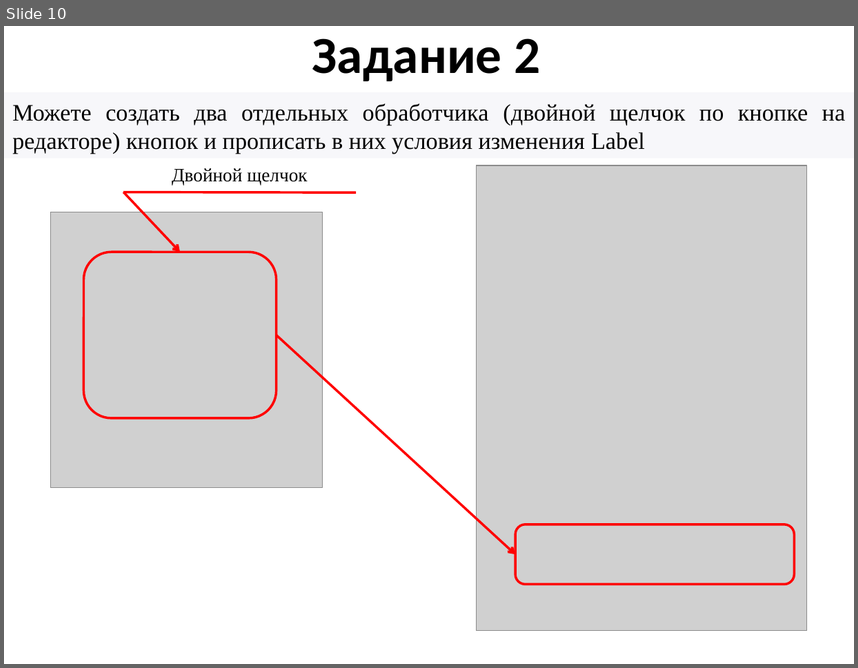
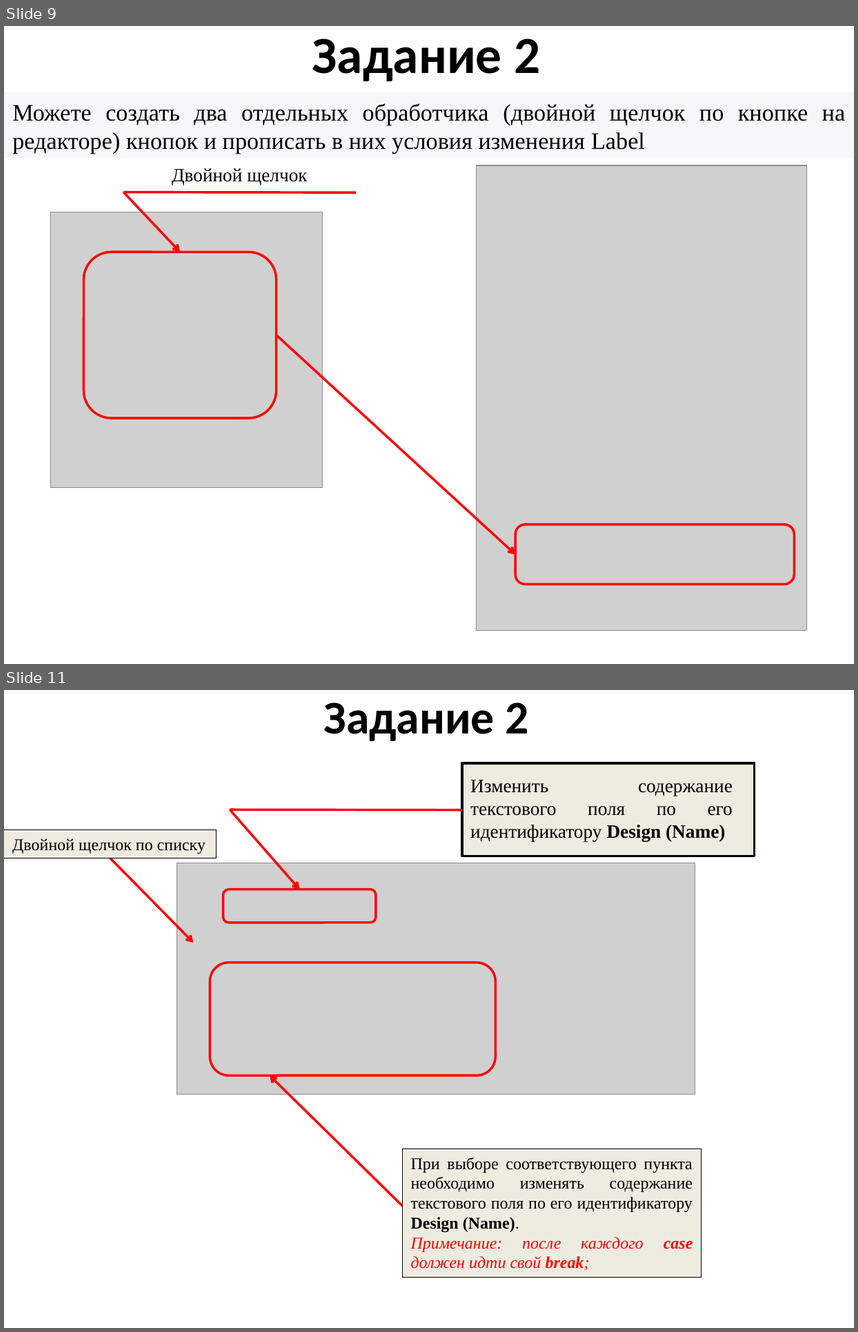
Before and after one commit to mbdatateach/site, a slide deck: sharp/1 Знакомство.pptx. Shown one above the other, each under a label of ours: slide 10 before the commit, slides 9 and 11 after it; the slides between them are not shown. The pictures are 858x668 and 858x1332 pixels, drawn with LibreOffice and Linux fonts; fonts in the diff are those of the drawing; grey boxes stand for pictures. Boxes give left, top, right and bottom in pixels: in the first picture for what was removed or moved away, otherwise in the second. Text is boxed around its words. In the diff, an @@ line names an element or a change of style, - is before the commit and + after.

```diff
--- a/sharp/1 Знакомство.pptx
+++ b/sharp/1 Знакомство.pptx
@@ slide 11 added at box(4, 690, 854, 1328), background #FFFFFF @@
@@ title added at box(323, 702, 529, 741), 39.6 pt, text #000000, bold @@
+Задание 2
@@ rectangle added at box(462, 763, 755, 856), fill #EEECE1, outline #000000 2 pt @@
@@ text added at box(470, 780, 733, 841), 16 pt, text #000000 @@
+Изменить содержание текстового поля по его идентификатору Design (Name)
@@ arrow added from (230, 810) to (300, 889), #FF0000 2 pt @@
@@ line added from (462, 810) to (230, 810), #FF0000 2 pt @@
@@ rectangle added at box(4, 829, 217, 858), fill #EEECE1, outline #000000 0.75 pt, 14 pt, text #000000 @@
+Двойной щелчок по списку
@@ arrow added from (110, 858) to (194, 943), #FF0000 2 pt @@
@@ picture added at box(176, 862, 695, 1094) @@
@@ rounded rectangle added at box(223, 889, 377, 922), outline #FF0000 2 pt @@
@@ rounded rectangle added at box(210, 962, 495, 1075), outline #FF0000 2 pt @@
@@ arrow added from (403, 1205) to (269, 1075), #FF0000 2 pt @@
@@ rectangle added at box(403, 1148, 702, 1276), fill #EEECE1, outline #000000 0.75 pt, 14 pt, text #000000 @@
+При выборе соответствующего пункта необходимо изменять содержание текстового поля по его идентификатору Design (Name).
+Примечание: после каждого case должен идти свой break;
@@ what was slide 10 is now slide 9 @@
```
Also in this commit, not shown: 3 slides changed, 2 other slides added, 1 slide removed, 8 other files.
